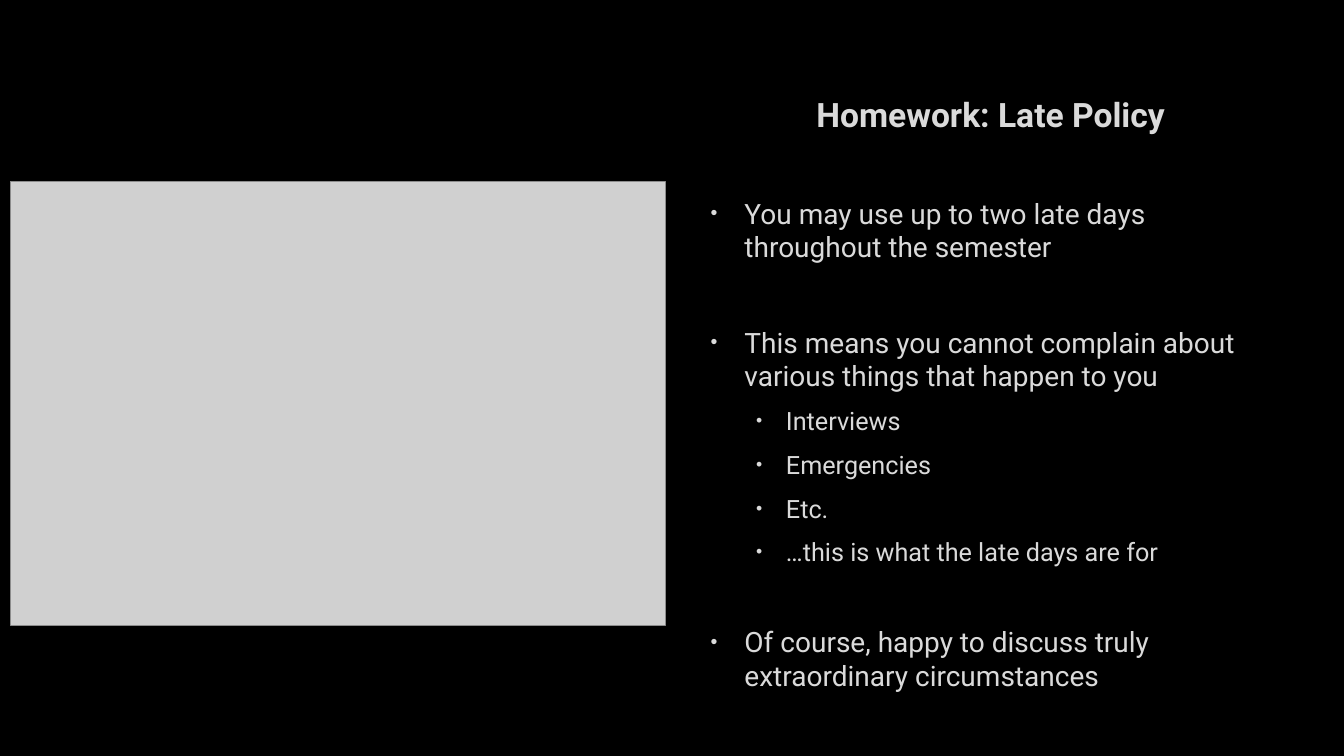
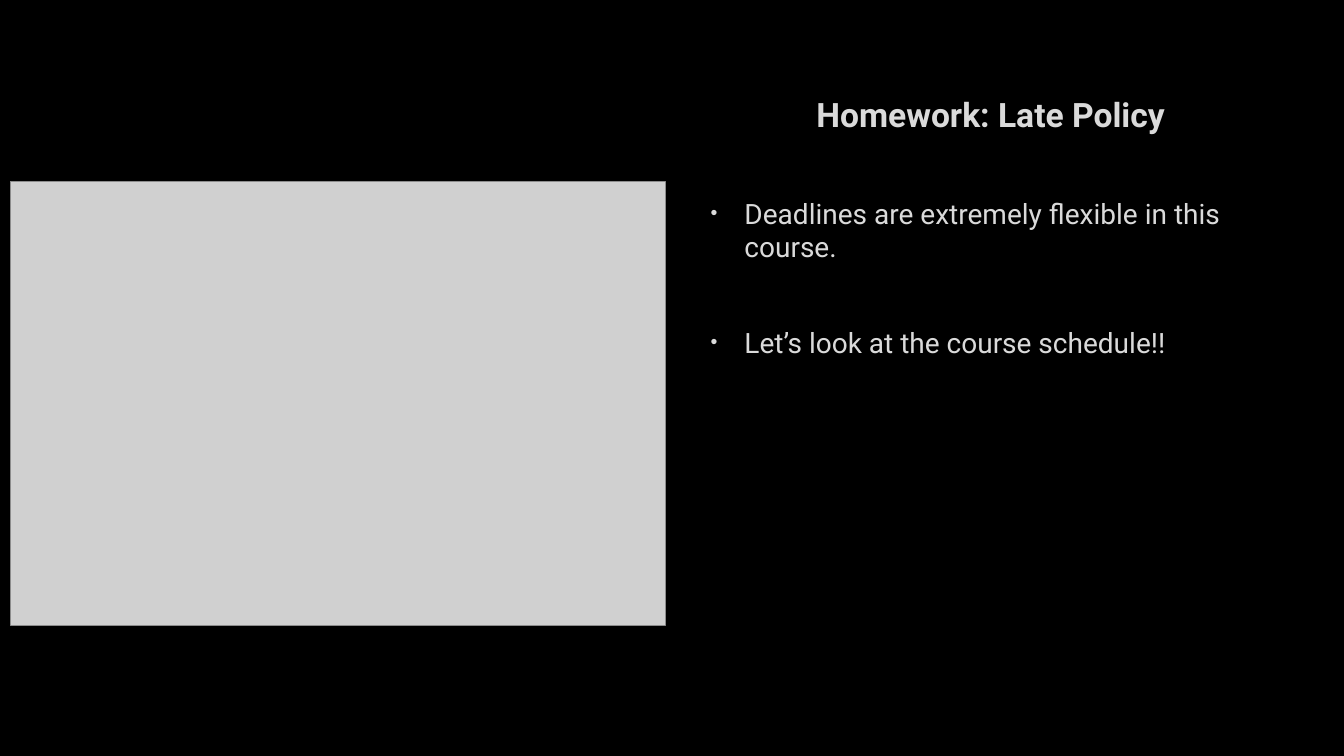
Before and after one commit to markfloryan/AI, a slide deck: slide 14 of slides/01-CourseIntroduction.pptx (slide 12 before the commit). Drawn at 1344x756 pixels with LibreOffice and Linux fonts; fonts in the diff are those of the drawing; grey boxes stand for pictures; background and template pictures are left out. Boxes give left, top, right and bottom in pixels: in the first picture for what was removed or moved away, otherwise in the second. Text is boxed around its words. In the diff, an @@ line names an element or a change of style, - is before the commit and + after.

Commit message:
new course intro, no pdf of first slide deck.

```diff
--- a/slides/01-CourseIntroduction.pptx
+++ b/slides/01-CourseIntroduction.pptx
@@ text at (744, 202, 1220, 354): text changed @@
-• You may use up to two late days throughout the semester
-• This means you cannot complain about various things that happen to you
-  • Interviews
-  • Emergencies
-  • Etc.
-  • …this is what the late days are for
-• Of course, happy to discuss truly extraordinary circumstances
+• Deadlines are extremely flexible in this course.
+• Let’s look at the course schedule!!
```
Also in this commit, not shown: 6 other slides changed, 4 slides added, 3 slides removed, 11 other files.
